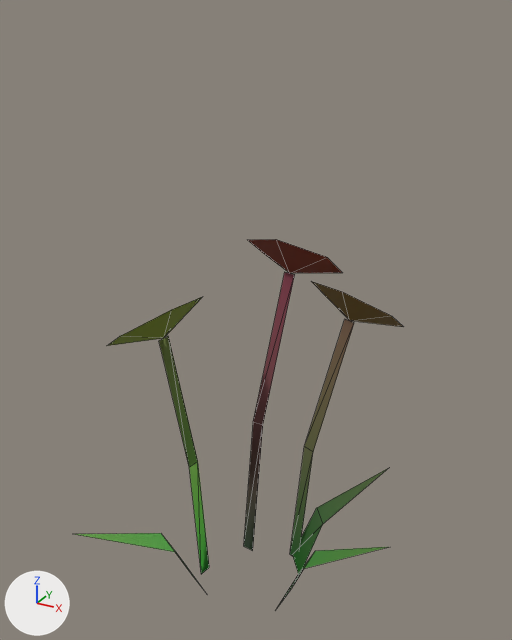
The glTF model packs/basic-kit/assets/models/basic-flower.glb: old version first, new version second.
Before and after are seen from a 50 mm lens placed at (0.317, -0.539, 0.58), pointed at (0.006, 0.027, 0.298). Arrows for +X, +Y and +Z are at lower left; the lights stay in place. The first picture is the older version. Mesh edges are drawn as thin lines. Objects named as collision shapes, trigger or cutter boxes, shadow casters or lower levels of detail are left out.

In view in the first picture: 'basic-flower_LOD0'.
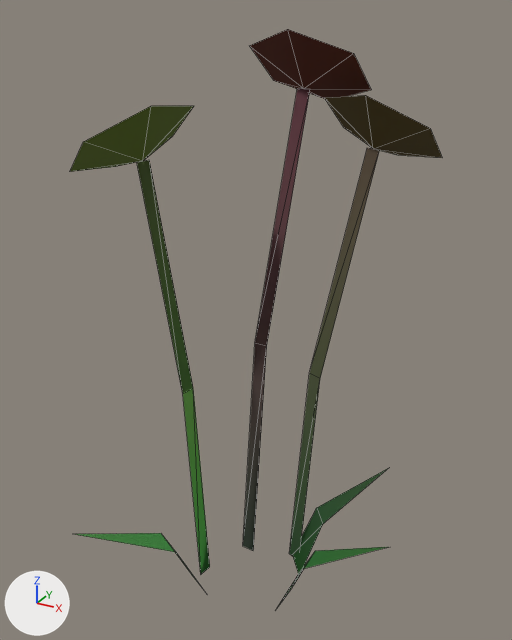
Boxes (x1, y1, x2, y2) around the edits, measured in the pictures (512 x 640 px; the box of a moved part takes in the faces that stretch with it):
'basic-flower_LOD0', surface changed, reshaped (13% wider, 57% taller)
    before: (75, 239, 403, 608)
    after: (70, 29, 442, 608)
part 1 of me_basic_flower_lod0, moved or reshaped
    before: (248, 239, 342, 273)
    after: (250, 29, 371, 99)
part 2 of me_basic_flower_lod0, moved or reshaped
    before: (311, 281, 403, 327)
    after: (325, 95, 442, 158)
part 3 of me_basic_flower_lod0, moved or reshaped
    before: (159, 336, 209, 574)
    after: (137, 160, 210, 574)
part 4 of me_basic_flower_lod0, moved or reshaped
    before: (107, 297, 202, 346)
    after: (70, 106, 194, 172)
part 5 of me_basic_flower_lod0, moved or reshaped
    before: (244, 272, 354, 556)
    after: (243, 88, 379, 556)

Diff of the bpy script that builds the scene:
```diff
--- a/packs/basic-kit/assets/models/basic-flower.glb.py
+++ b/packs/basic-kit/assets/models/basic-flower.glb.py
@@ mat_cover @@
 n2 = _N.new('ShaderNodeMix'); n2.name = 'Mix'
 n2.inputs[0].default_value = 1.0  # 'Factor'
-n2.inputs[7].default_value = (0.272, 0.342, 0.0748, 1.0)  # 'B', green #8e9e4d
+n2.inputs[7].default_value = (0.132, 0.199, 0.0405, 1.0)  # 'B', dark green #667b39
 n3 = _N.new('ShaderNodeVertexColor'); n3.name = 'Color Attribute'
@@ me_basic_flower_lod0 @@
 # used by ob_basic_flower_lod0; location = (0.0, 0.0, 0.0)
-me_basic_flower_lod0.from_pydata(...)  # 54 vertices, 39 faces; spans x -0.127..0.175, y -0.156..0.172, z 0.0..0.365
-me_basic_flower_lod0.vertices[0].co = (-0.014, 0.033, 0.0)  # pixel (243, 546)
-me_basic_flower_lod0.vertices[1].co = (-0.001, 0.032, 0.0)  # pixel (252, 550)
-me_basic_flower_lod0.vertices[2].co = (-0.013, 0.054, 0.16)  # pixel (253, 421)
-me_basic_flower_lod0.vertices[3].co = (0.0, 0.053, 0.16)  # pixel (262, 424)
-me_basic_flower_lod0.vertices[4].co = (-0.008, 0.116, 0.318)  # pixel (284, 271)
-me_basic_flower_lod0.vertices[5].co = (0.005, 0.115, 0.318)  # pixel (294, 274)
-me_basic_flower_lod0.vertices[13].co = (0.039, 0.048, 0.0)  # pixel (289, 554)
-me_basic_flower_lod0.vertices[14].co = (0.052, 0.043, 0.0)
-me_basic_flower_lod0.vertices[15].co = (0.046, 0.065, 0.14)  # pixel (304, 446)
-me_basic_flower_lod0.vertices[16].co = (0.059, 0.06, 0.14)  # pixel (313, 451)
-me_basic_flower_lod0.vertices[17].co = (0.065, 0.116, 0.278)  # pixel (344, 318)
-me_basic_flower_lod0.vertices[18].co = (0.078, 0.111, 0.278)  # pixel (354, 322)
+me_basic_flower_lod0.from_pydata(...)  # 54 vertices, 39 faces; spans x -0.15..0.175, y -0.156..0.203, z 0.0..0.563
+# me_basic_flower_lod0 part 1: the loose piece of 7 vertices spanning x -0.048..0.047, y 0.082..0.172, z 0.302..0.365 is scaled about its middle by 1.18, then moved by (0.002, 0.022, 0.192)
+# me_basic_flower_lod0 part 2: the loose piece of 7 vertices spanning x 0.029..0.122, y 0.077..0.169, z 0.264..0.324 is scaled about its middle by 1.18, then moved by (0.008, 0.021, 0.18)
+# me_basic_flower_lod0 part 3: the loose piece of 6 vertices spanning x -0.078..-0.031, y -0.029..-0.008, z 0.0..0.276 is scaled about its middle by (1.3, 1.17, 1.64), then moved by (-0.007, 0.001, 0.088)
+# me_basic_flower_lod0 part 4: the loose piece of 7 vertices spanning x -0.127..-0.049, y -0.068..0.041, z 0.262..0.322 is scaled about its middle by 1.18, then moved by (-0.015, 0.002, 0.179)
+# me_basic_flower_lod0 part 5
+me_basic_flower_lod0.vertices[0].co = (-0.015, 0.033, 0.0)  # pixel (242, 546)
+me_basic_flower_lod0.vertices[1].co = (0.0, 0.032, 0.0)  # pixel (253, 550)
+me_basic_flower_lod0.vertices[2].co = (-0.013, 0.059, 0.255)  # pixel (254, 342)
+me_basic_flower_lod0.vertices[3].co = (0.002, 0.058, 0.255)  # pixel (266, 345)
+me_basic_flower_lod0.vertices[4].co = (-0.007, 0.137, 0.507)  # pixel (297, 88)
+me_basic_flower_lod0.vertices[5].co = (0.007, 0.136, 0.507)  # pixel (310, 88)
+me_basic_flower_lod0.vertices[13].co = (0.038, 0.048, 0.0)  # pixel (289, 553)
+me_basic_flower_lod0.vertices[14].co = (0.053, 0.042, 0.0)
+me_basic_flower_lod0.vertices[15].co = (0.047, 0.07, 0.229)  # pixel (309, 372)
+me_basic_flower_lod0.vertices[16].co = (0.061, 0.064, 0.229)  # pixel (320, 378)
+me_basic_flower_lod0.vertices[17].co = (0.071, 0.135, 0.455)  # pixel (367, 147)
+me_basic_flower_lod0.vertices[18].co = (0.086, 0.129, 0.455)  # pixel (379, 149)
 me_basic_flower_lod0.materials.append(mat_cover)
```
